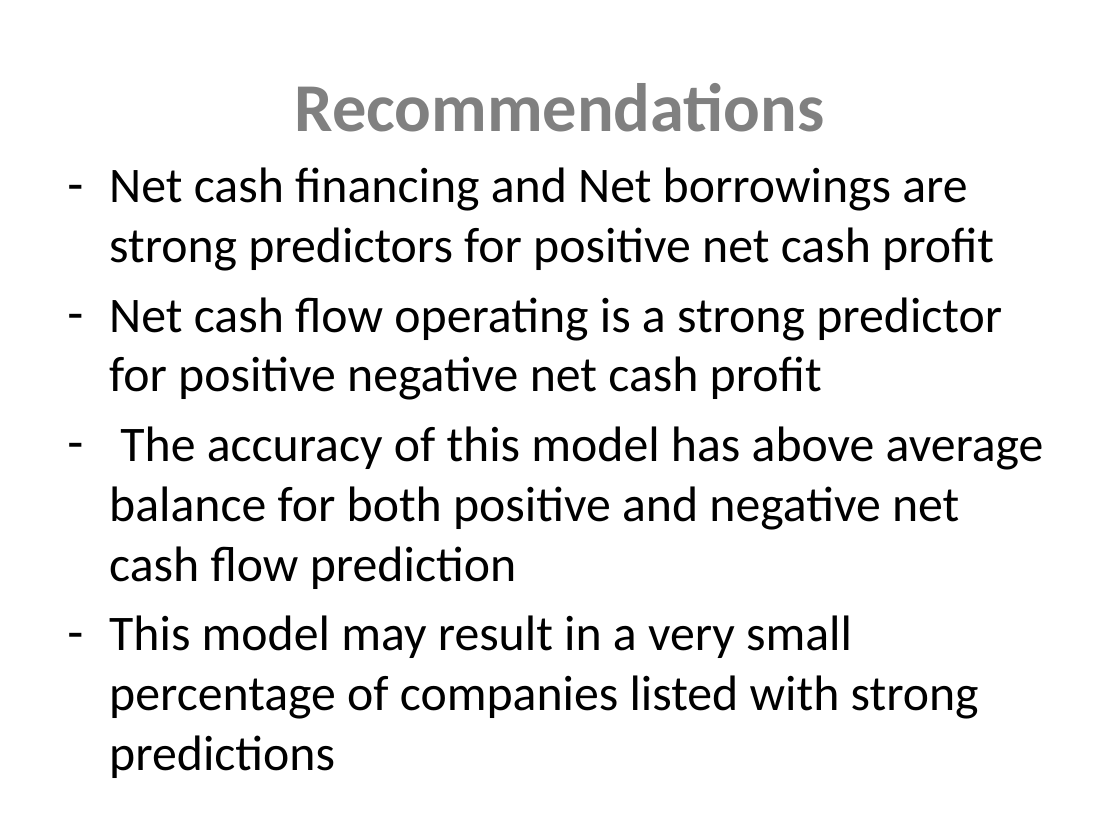
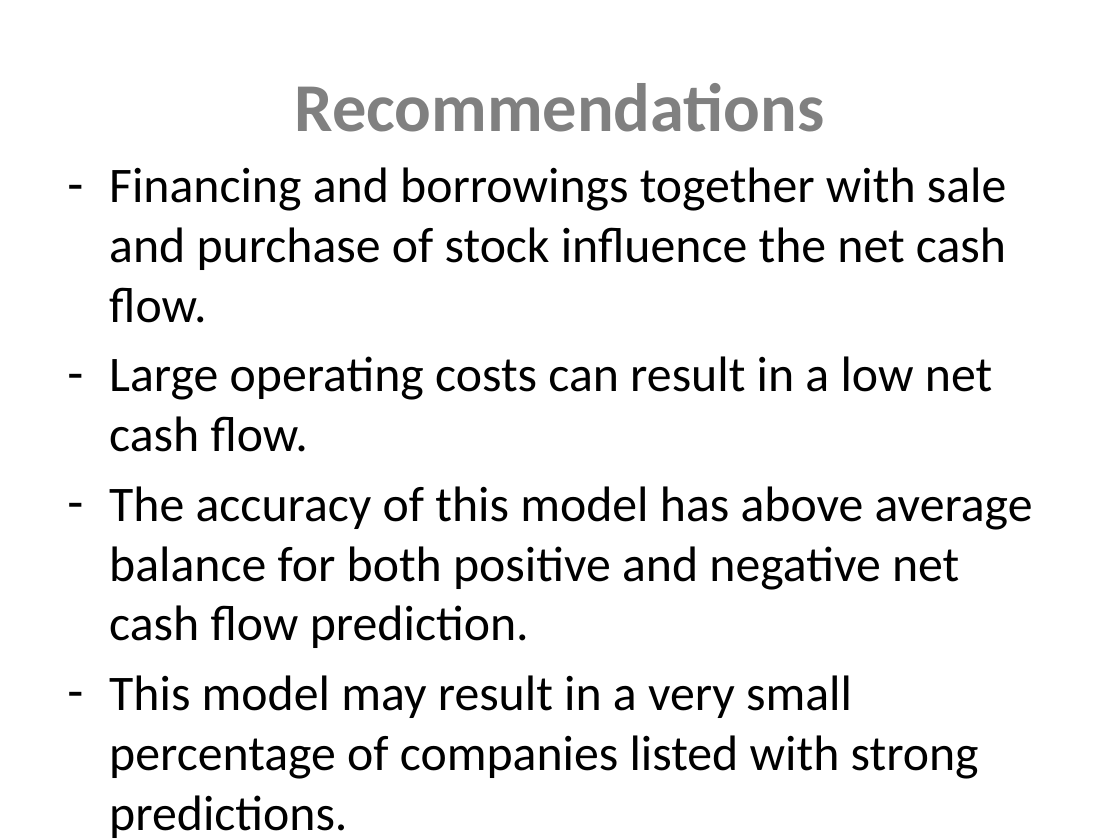
Before and after one commit to Sue-Mir/Module3_B_Project, a slide deck: slide 7 of Project3_B_NonTechnicalPresentation.pptx (slide 6 before the commit). Drawn at 1120x840 pixels with LibreOffice and Linux fonts; fonts in the diff are those of the drawing. Boxes give left, top, right and bottom in pixels: in the first picture for what was removed or moved away, otherwise in the second. Text is boxed around its words. In the diff, an @@ line names an element or a change of style, - is before the commit and + after.

```diff
--- a/Project3_B_NonTechnicalPresentation.pptx
+++ b/Project3_B_NonTechnicalPresentation.pptx
@@ text at (109, 167, 1033, 779): text changed @@
-– Net cash financing and Net borrowings are strong predictors for positive net cash profit
-– Net cash flow operating is a strong predictor for positive negative net cash profit
-– The accuracy of this model has above average balance for both positive and negative net cash flow prediction
-– This model may result in a very small percentage of companies listed with strong predictions
+– Financing and borrowings together with sale and purchase of stock influence the net cash flow.
+– Large operating costs can result in a low net cash flow.
+– The accuracy of this model has above average balance for both positive and negative net cash flow prediction.
+– This model may result in a very small percentage of companies listed with strong predictions.
```
Also in this commit, not shown: 2 other slides changed, 1 slide added, 27 other files.
